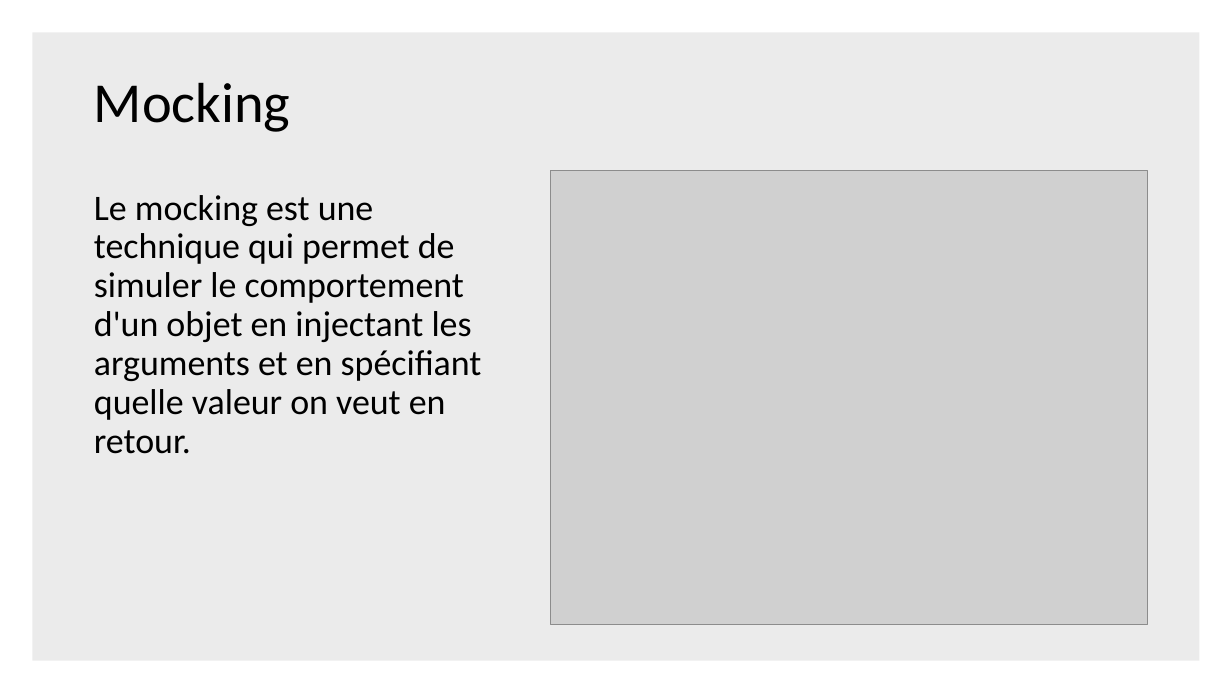
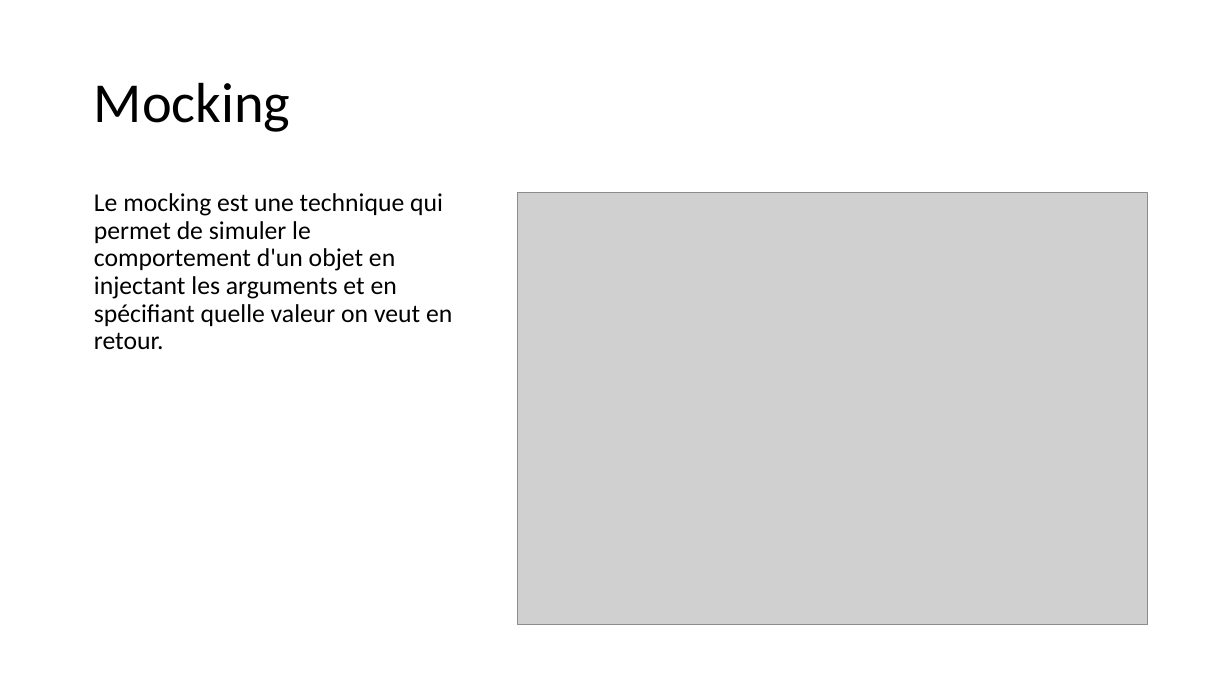
Before and after one commit to QuentinJaillet/Ynov, a slide deck: slide 38 of Documentation/METHODOLOGIE DE TESTS & TESTS UNITAIRES.pptx. Drawn at 1232x693 pixels with LibreOffice and Linux fonts; fonts in the diff are those of the drawing; grey boxes stand for pictures. Boxes give left, top, right and bottom in pixels: in the first picture for what was removed or moved away, otherwise in the second. Text is boxed around its words. In the diff, an @@ line names an element or a change of style, - is before the commit and + after.

Commit message:
Powerpoint

```diff
--- a/Documentation/METHODOLOGIE DE TESTS & TESTS UNITAIRES.pptx
+++ b/Documentation/METHODOLOGIE DE TESTS & TESTS UNITAIRES.pptx
@@ rectangle removed at [32,32,1200,661] @@
@@ text "Le mocking est une technique ..." at [94,193,452,350]: size 28 to 20 pt @@
@@ picture: place and size @@
-picture at [551,171,1148,625]
+picture at [518,192,1148,624]
```
Also in this commit, not shown: 1 other slide changed, 10 slides added, 1 slide removed.
